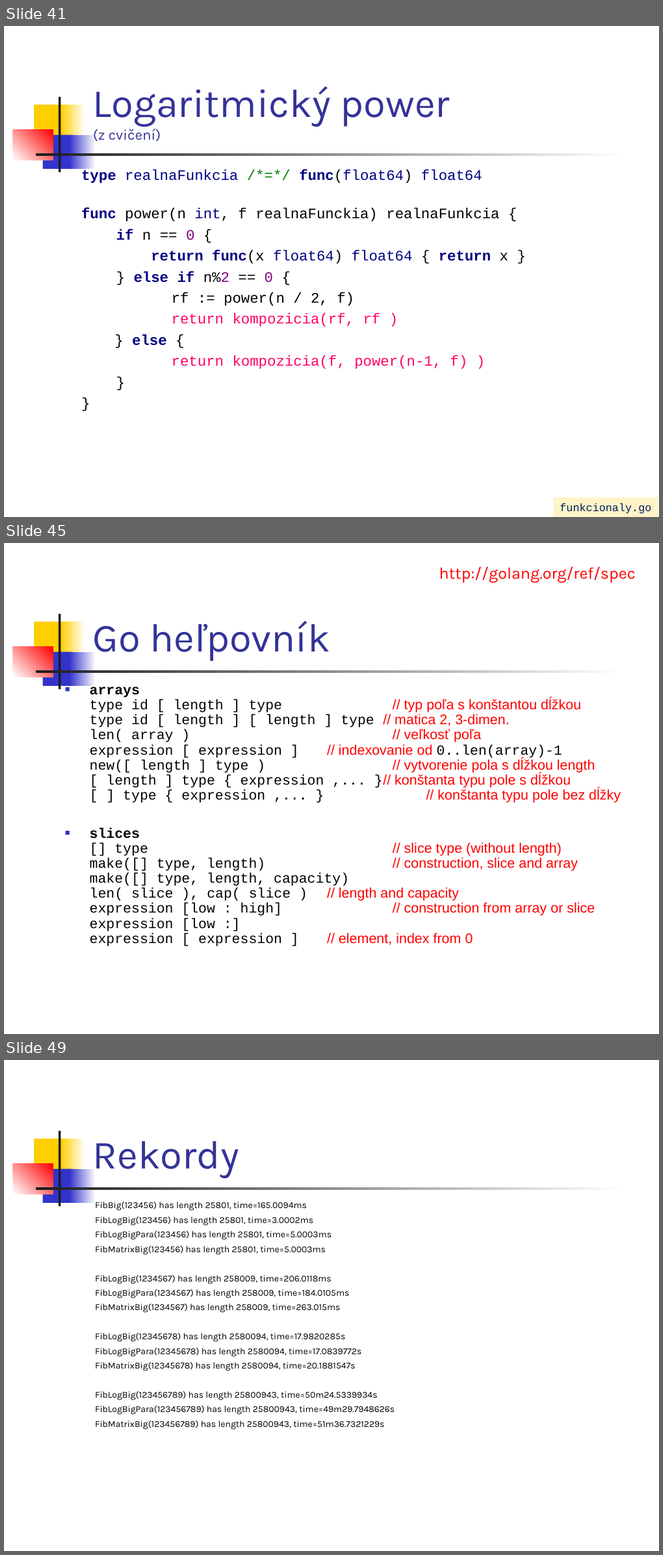
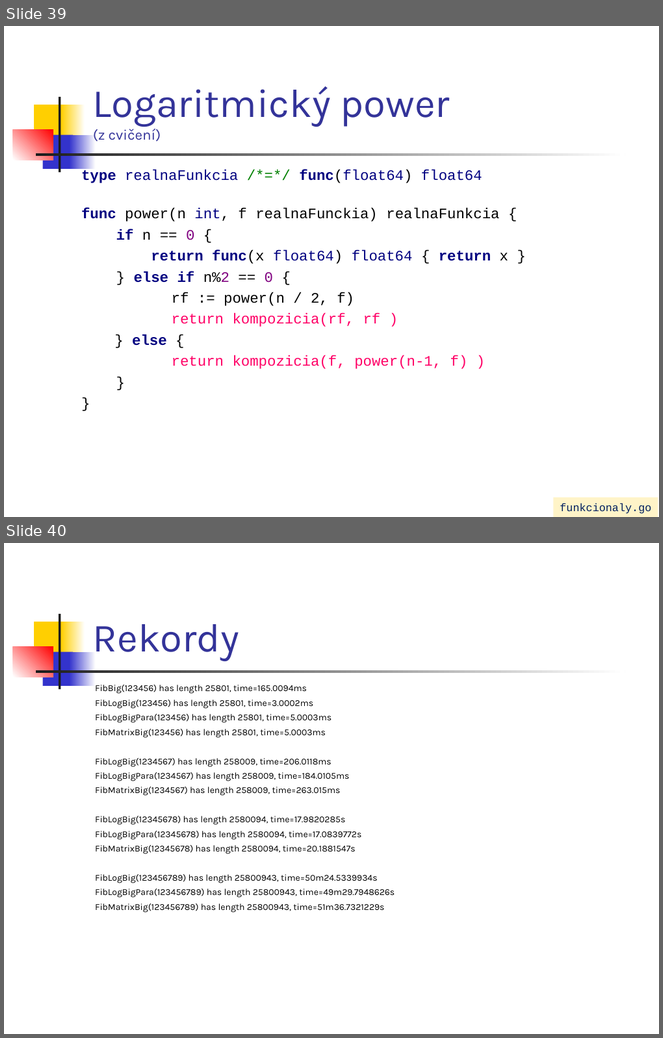
Before and after one commit to paradigmy/Prednasky, a slide deck: 02/go1.ppt. Shown one above the other, each under a label of ours: slides 41, 45 and 49 before the commit, slides 39 and 40 after it; the slides between them are not shown. The pictures are 663x1555 and 663x1038 pixels, drawn with LibreOffice and Linux fonts; fonts in the diff are those of the drawing. Boxes give left, top, right and bottom in pixels: in the first picture for what was removed or moved away, otherwise in the second. Text is boxed around its words. In the diff, an @@ line names an element or a change of style, - is before the commit and + after.

```diff
--- a/02/go1.ppt
+++ b/02/go1.ppt
@@ slide 45 removed at [4,543,659,1034], background #FFFFFF; not listed: 7 template elements that a slide beside it also shows @@
@@ text removed at [440,566,636,583] @@
-http://golang.org/ref/spec
@@ title removed at [93,621,330,661] @@
-Go heľpovník
@@ text removed at [90,685,621,947] @@
-■ arrays
-  type id [ length ] type // typ poľa s konštantou dĺžkou
-  type id [ length ] [ length ] type // matica 2, 3-dimen.
-  len( array ) // veľkosť poľa
-  expression [ expression ] // indexovanie od 0..len(array)-1
-  new([ length ] type ) // vytvorenie pola s dĺžkou length
-  [ length ] type { expression ,... }// konštanta typu pole s dĺžkou
-  [ ] type { expression ,... } // konštanta typu pole bez dĺžky
-■ slices
-  [] type // slice type (without length)
-  make([] type, length) // construction, slice and array
-  make([] type, length, capacity)
-  len( slice ), cap( slice ) // length and capacity
-  expression [low : high] // construction from array or slice
-  expression [low :]
-  expression [ expression ] // element, index from 0
@@ what was slide 41 is now slide 39 @@
@@ what was slide 49 is now slide 40 @@
```
Also in this commit, not shown: 5 slides changed, 8 other slides removed, 3 other files.
